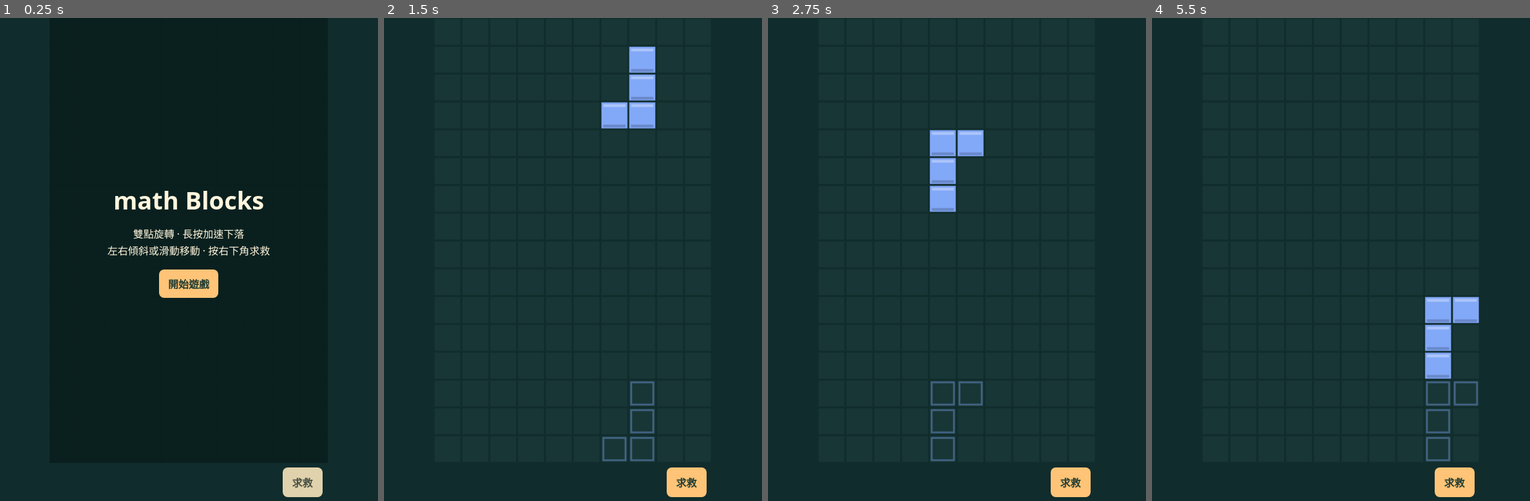
Above: before the commit, frames 1-4 (left to right).
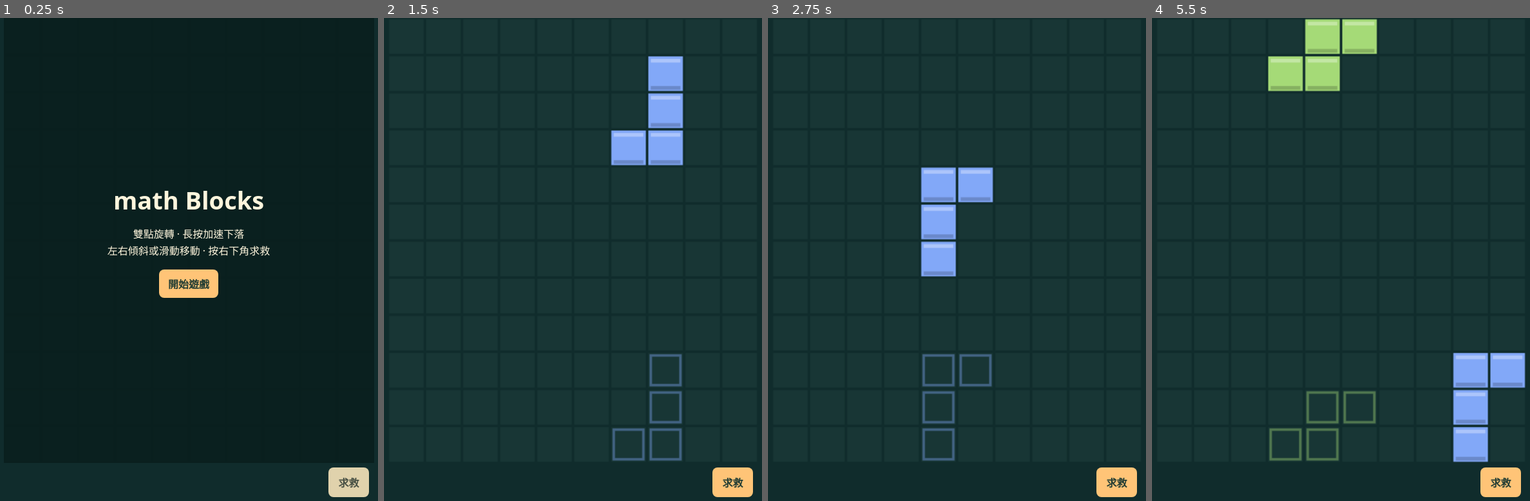
Above: after the commit, the same moments.

Repository: panpancow-afk/math-games
Game: browser game, page math-blocks.html
Two runs of this game, one before a commit and one after it. Both use one fixed random seed, a clock stepped at 60 frames per second and the inputs below.
Inputs:
- Up to frame 1 (0.25 s): no input
- Up to frame 2 (1.5 s): click "開始遊戲" at 0.27 s; hold Right from 1.03 s (still down); tap Z at 1.1 s
- Up to frame 3 (2.75 s): release Right at 1.53 s; hold Down 1.58-1.85 s; tap Z at 1.6, 2.1, 2.6 s; hold Left 1.9-2.47 s; hold Up from 2.52 s (still down)
- Up to frame 4 (5.5 s): release Up at 2.82 s; hold Right 2.87-3.53 s; tap Z every 0.5 s from 3.1 to 5.1 s; hold Up 3.58-3.82 s; hold Left 3.87-4.3 s; hold Down 4.35-4.68 s; hold Right 4.73-5.23 s; hold Down from 5.28 s (still down)

The runs differ from the first frame. In frame 1, 1.3% of the frame differs, in the area x 74-98%, y 93-100%; in frame 2, 6.2%; in frame 3, 5.6%; in frame 4, 9.3%, in the area x 30-99%, y 0-100%.

Commit message:
Resize math Blocks board to 10 by 12

Diff:
--- a/math-blocks.html
+++ b/math-blocks.html
@@ -3,13 +3,13 @@
 <meta charset="utf-8">
 <meta name="viewport" content="width=device-width, initial-scale=1">
 <title>math Blocks</title>
-<meta name="description" content="在 10 欄 × 16 列的棋盤上旋轉七種四格方塊，填滿整列得分。">
+<meta name="description" content="在 10 欄 × 12 列的棋盤上旋轉七種四格方塊，填滿整列得分。">
 <style>
 *{box-sizing:border-box}
 body{margin:0;background:#102c2c;color:#fff6dd;font-family:system-ui,sans-serif}
 main{height:100vh;height:100dvh;display:grid;place-items:center;overflow:hidden}
-.game{width:min(100vw,calc((100vh - 60px) * .625));width:min(100vw,calc((100dvh - 60px) * .625))}
-.well{position:relative;aspect-ratio:5/8}
+.game{width:min(100vw,calc((100vh - 60px) * 5 / 6));width:min(100vw,calc((100dvh - 60px) * 5 / 6))}
+.well{position:relative;aspect-ratio:5/6}
 .rescue-area{height:60px;display:flex;align-items:center;justify-content:flex-end;padding:0 8px}
 #rescue{min-height:44px;background:#ffc477;color:#243e34;border-color:transparent}
 #rescue:disabled{background:#e0d2ac;color:#485044;cursor:default}
@@ -27,7 +27,7 @@
 <main>
 <div class="game">
 <section class="well" aria-label="遊戲區">
-<canvas id="board" width="300" height="480" tabindex="0" aria-label="10 欄、16 列棋盤。單指雙點旋轉，左右傾斜或滑動移動，長按加速下落，右下角求救按鈕可開啟數學題。也可使用方向鍵，按 H 求救。"></canvas>
+<canvas id="board" width="300" height="360" tabindex="0" aria-label="10 欄、12 列棋盤。單指雙點旋轉，左右傾斜或滑動移動，長按加速下落，右下角求救按鈕可開啟數學題。也可使用方向鍵，按 H 求救。"></canvas>
 <div class="overlay" id="overlay"><strong id="status" role="status">math Blocks</strong><p id="guide">雙點旋轉 · 長按加速下落<br>左右傾斜或滑動移動 · 按右下角求救</p><button class="accent" id="play">開始遊戲</button></div>
 </section>
 <div class="rescue-area"><button id="rescue" type="button" aria-haspopup="dialog" disabled>求救</button></div>
@@ -45,7 +45,7 @@
 </form></dialog>
 <script>
 "use strict";
-const WIDTH = 10, HEIGHT = 16, TILE = 30;
+const WIDTH = 10, HEIGHT = 12, TILE = 30;
 const shapes = {
   I: ["....","IIII","....","...."], O: ["OO","OO"],
   T: [".T.","TTT","..."], S: [".SS","SS.","..."],
